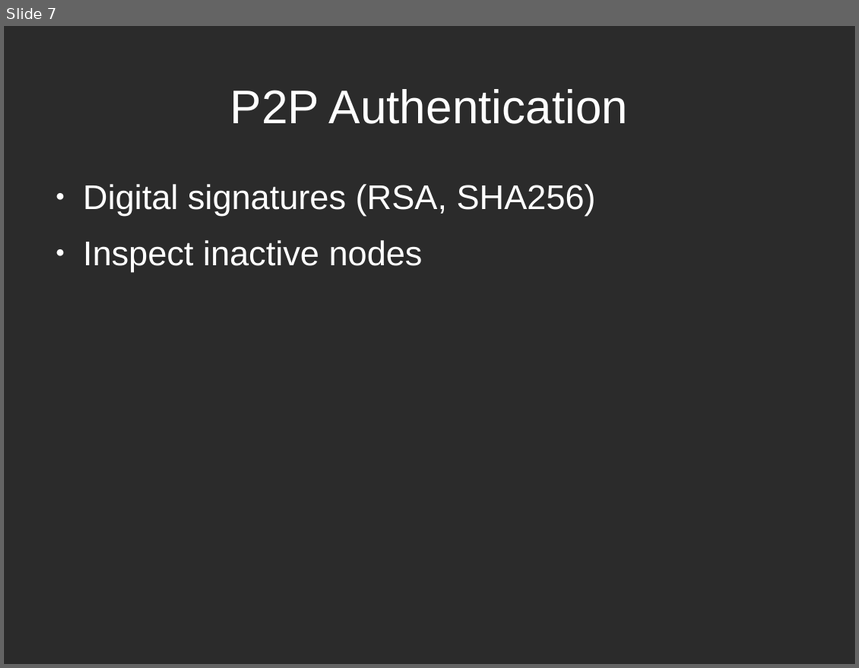
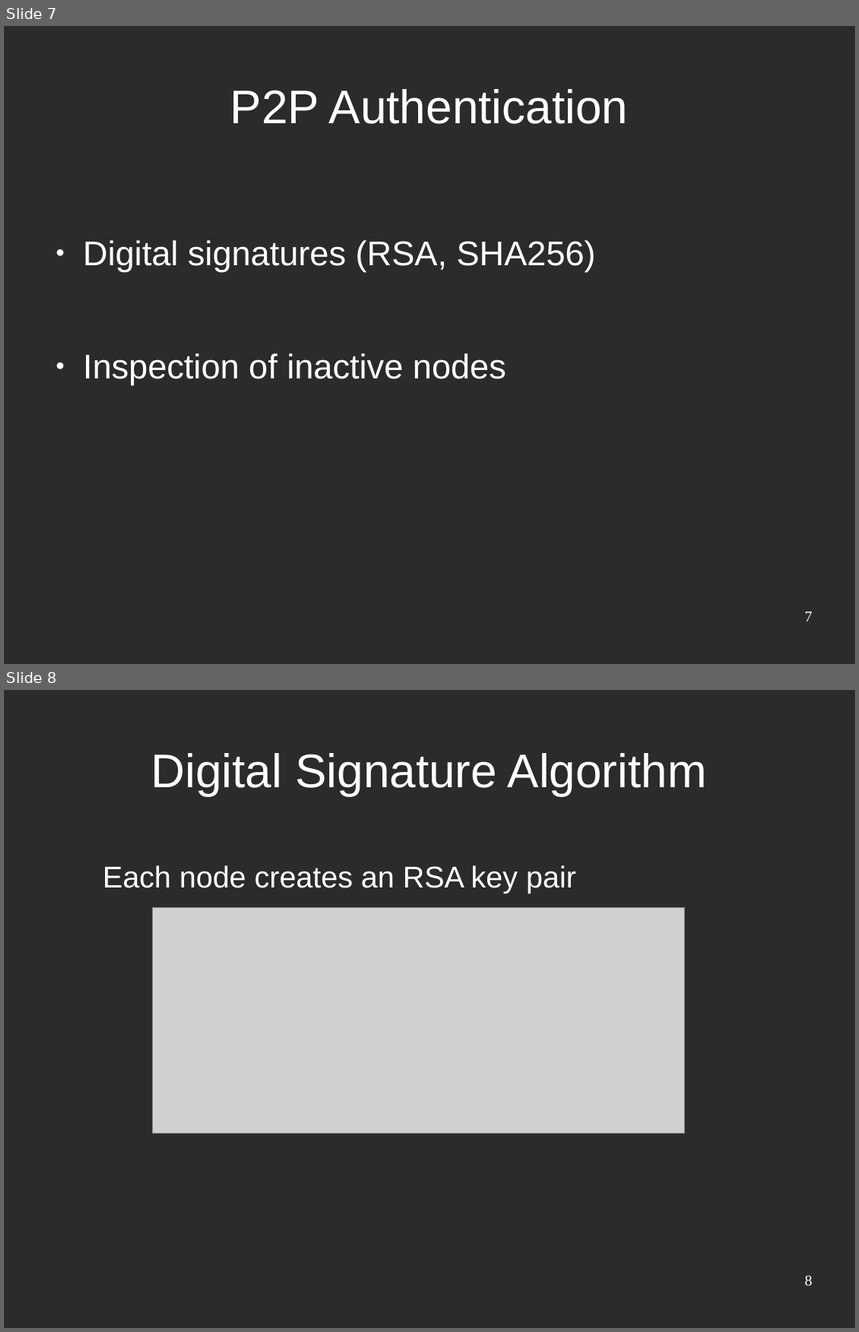
Before and after one commit to mthambipillai/blockchainSybilAttackResistance, a slide deck: BlockchainSybilAttack.odp. Shown one above the other, each under a label of ours: slide 7 before the commit, slides 7 and 8 after it. The pictures are 859x668 and 859x1332 pixels, drawn with LibreOffice and Linux fonts; fonts in the diff are those of the drawing; grey boxes stand for pictures; background and template pictures are left out; a plain dark background stands for a picture behind light text. Boxes give left, top, right and bottom in pixels: in the first picture for what was removed or moved away, otherwise in the second. Text is boxed around its words. In the diff, an @@ line names an element or a change of style, - is before the commit and + after.

```diff
--- a/BlockchainSybilAttack.odp
+++ b/BlockchainSybilAttack.odp
@@ slide 8 added at [4, 690, 855, 1328], background picture (left out) @@
@@ title added at [151, 753, 707, 796], 44 pt, text #FFFFFF @@
+Digital Signature Algorithm
@@ text added at [103, 866, 576, 894], 28 pt, text #FFFFFF @@
+Each node creates an RSA key pair
@@ picture added at [153, 908, 685, 1134] @@
@@ page number added at [805, 1276, 813, 1286], 14 pt, text #FFFFFF @@
+8
@@ slide 7 changed as well @@
@@ text at [83, 354, 506, 385]: text changed @@
-● Inspect inactive nodes
+● Inspection of inactive nodes
@@ page number added at [805, 612, 813, 622], 14 pt, text #FFFFFF @@
+7
```
Also in this commit, not shown: 7 other slides changed, 6 other slides added, 1 slide removed.
